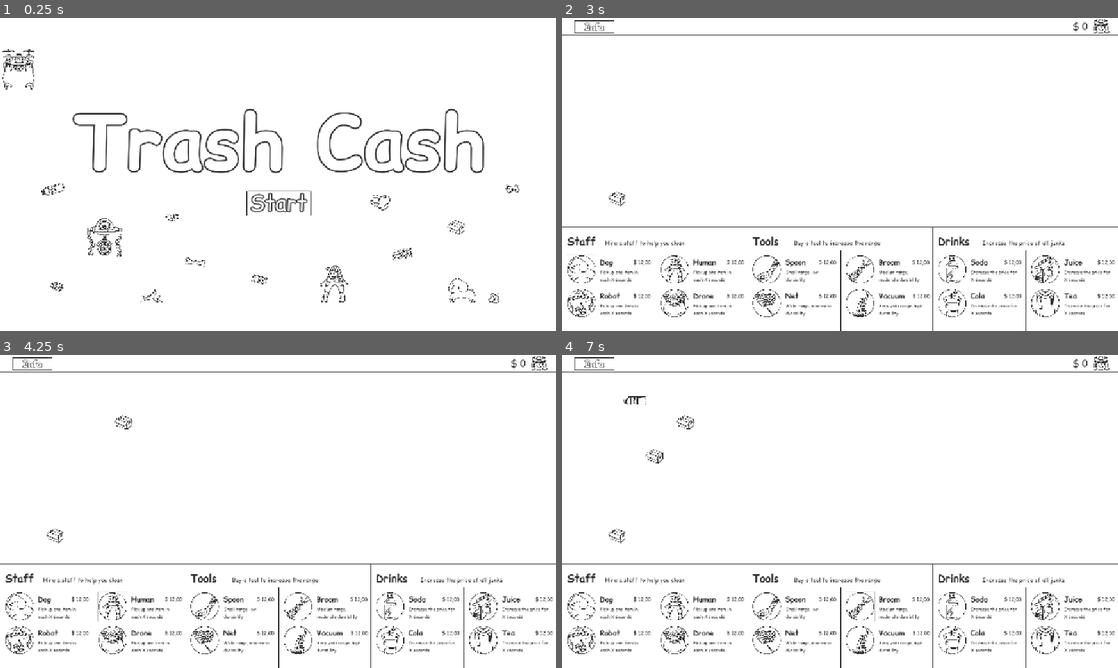
Above: before the commit, frames 1-4 (two rows, left to right).
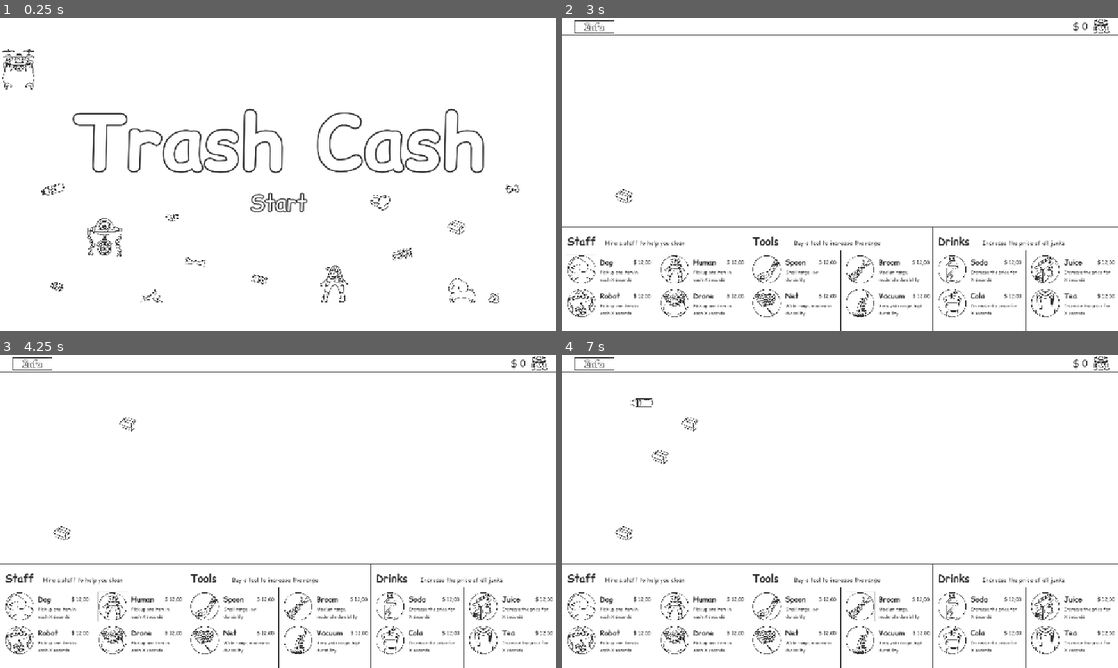
Above: after the commit, the same moments.

Repository: lu7ue/trash-cash
Game: Godot game, scene res://scenes/Start.tscn
Two runs of this game, one before a commit and one after it. Both use one fixed random seed, a clock stepped at 60 frames per second and the inputs below.
Inputs (mouse positions are in pixels of both pictures, inside the frame that each line leads up to):
- Up to frame 1 (0.25 s): no input
- Up to frame 2 (3 s): click (840, 202) at 0.5 s; click (595, 27) at 1.25 s; click "OKAY!" at 2 s; click (578, 268) at 2.75 s
- Up to frame 3 (4.25 s): click (111, 605) at 3.5 s
- Up to frame 4 (7 s): click (578, 639) at 4.25 s; click (673, 639) at 5 s; click (767, 605) at 5.75 s; click (862, 605) at 6.5 s

The runs differ from the first frame. In frame 1, less than 0.1% of the frame differs, in the area x 44-56%, y 55-64%; in frame 2, less than 0.1%; in frame 3, 0.1%; in frame 4, 0.3%, in the area x 8-25%, y 13-61%.

Commit message:
adjust ground area size

Diff:
--- a/scenes/Info.tscn
+++ b/scenes/Info.tscn
@@ -34,6 +34,7 @@
 texture = ExtResource("1_jfmby")
 
 [node name="Info Text" type="Label" parent="Panel"]
+layout_mode = 0
 offset_left = -144.0
 offset_top = -170.0
 offset_right = 196.0
@@ -50,6 +51,7 @@
 
 [node name="Close Button" type="Button" parent="Panel"]
 process_mode = 2
+layout_mode = 0
 offset_left = -34.0
 offset_top = 164.0
 offset_right = 64.0
--- a/scenes/Start.tscn
+++ b/scenes/Start.tscn
@@ -1,8 +1,7 @@
-[gd_scene load_steps=40 format=3 uid="uid://dth0sargccsp4"]
+[gd_scene load_steps=39 format=3 uid="uid://dth0sargccsp4"]
 
 [ext_resource type="Texture2D" uid="uid://b6byid4afjs1g" path="res://assets/graphics/ui/background/start_page.jpg" id="1_8t08e"]
 [ext_resource type="Script" uid="uid://su34bffotfp1" path="res://scripts/start.gd" id="1_waqk2"]
-[ext_resource type="Texture2D" uid="uid://ckxw248qhus4l" path="res://assets/graphics/ui/button/start_btn.png" id="2_yx83k"]
 [ext_resource type="FontFile" uid="uid://bcxi75wos6phq" path="res://assets/font/ComicRelief-Regular.ttf" id="4_waqk2"]
 [ext_resource type="Texture2D" uid="uid://jpbg5v1fn7gu" path="res://assets/graphics/items/apple_core.png" id="5_d48hf"]
 [ext_resource type="FontFile" uid="uid://doi130l25k233" path="res://assets/font/ComicRelief-Bold.ttf" id="5_pxerq"]
@@ -192,7 +191,6 @@
 offset_right = 1415.0
 offset_bottom = 660.0
 scale = Vector2(0.15, 0.15)
-icon = ExtResource("2_yx83k")
 flat = true
 metadata/_edit_use_anchors_ = true
 
--- a/scripts/game.gd
+++ b/scripts/game.gd
@@ -35,10 +35,9 @@
 	# Create GameOver instance
 	game_over_instance = GameOverScene.instantiate()
 	game_over_instance.visible = false
-	game_over_instance.layer = 3  # 保持与GameOver场景一致
+	game_over_instance.layer = 3
 	add_child(game_over_instance)
-	# 确保添加到场景树后再设置其他属性
-	game_over_instance.set_process_mode(Node.PROCESS_MODE_ALWAYS)  # 确保能处理输入
+	game_over_instance.set_process_mode(Node.PROCESS_MODE_ALWAYS)
 
 	# Connect info button
 	if info_button:
@@ -49,7 +48,7 @@
 func _on_money_changed(amount: int) -> void:
 	money_label.text = "$ " + str(amount)
 	print("Money updated to:", amount)
-	if amount >= 50 and not game_ended:
+	if amount >= 1000000 and not game_ended:
 		print("Money reached 50! Showing Game Over popup...")
 		game_ended = true
 		game_over_instance.visible = true
--- a/scripts/game_over.gd
+++ b/scripts/game_over.gd
@@ -3,7 +3,7 @@
 @onready var play_again_button = $"Panel/Play Again Button"
 
 func _ready():
-	layer = 3  # 保持与实例化时一致
+	layer = 3
 
 	if play_again_button:
 		print("Play Again button debug info:")
@@ -11,24 +11,20 @@
 		print("- Visible:", play_again_button.visible)
 		print("- Mouse Filter:", play_again_button.mouse_filter)
 
-		# 关键修复：添加信号连接
 		play_again_button.pressed.connect(_on_play_again_pressed)
 
-		# 确保按钮可交互
 		play_again_button.disabled = false
 		play_again_button.mouse_filter = Control.MOUSE_FILTER_STOP
 	else:
 		printerr("Error: Play Again button not found at path: Panel/Play Again Button")
 
 func _on_play_again_pressed():
-	print("Play Again button pressed!")  # 确认是否执行到这里
+	print("Play Again button pressed!")
 
-	visible = false  # 使用visible而不是hide()确保完全隐藏
+	visible = false
 	get_tree().paused = false
 
-	# 重置游戏状态
 	GameState.reset_game.emit()
 
-	# 加载开始场景 - 使用change_scene_to_packed更可靠
 	var start_scene = load("res://scenes/Start.tscn")
 	get_tree().change_scene_to_packed(start_scene)
--- a/scripts/item_spawner.gd
+++ b/scripts/item_spawner.gd
@@ -23,8 +23,8 @@
 ]
 
 # Ground area boundaries
-var ground_width: float = 1920
-var ground_height: float = 620
+var ground_width: float = 1860
+var ground_height: float = 600
 var ground_center: Vector2 = Vector2(0, -150)
 
 func _ready() -> void:
